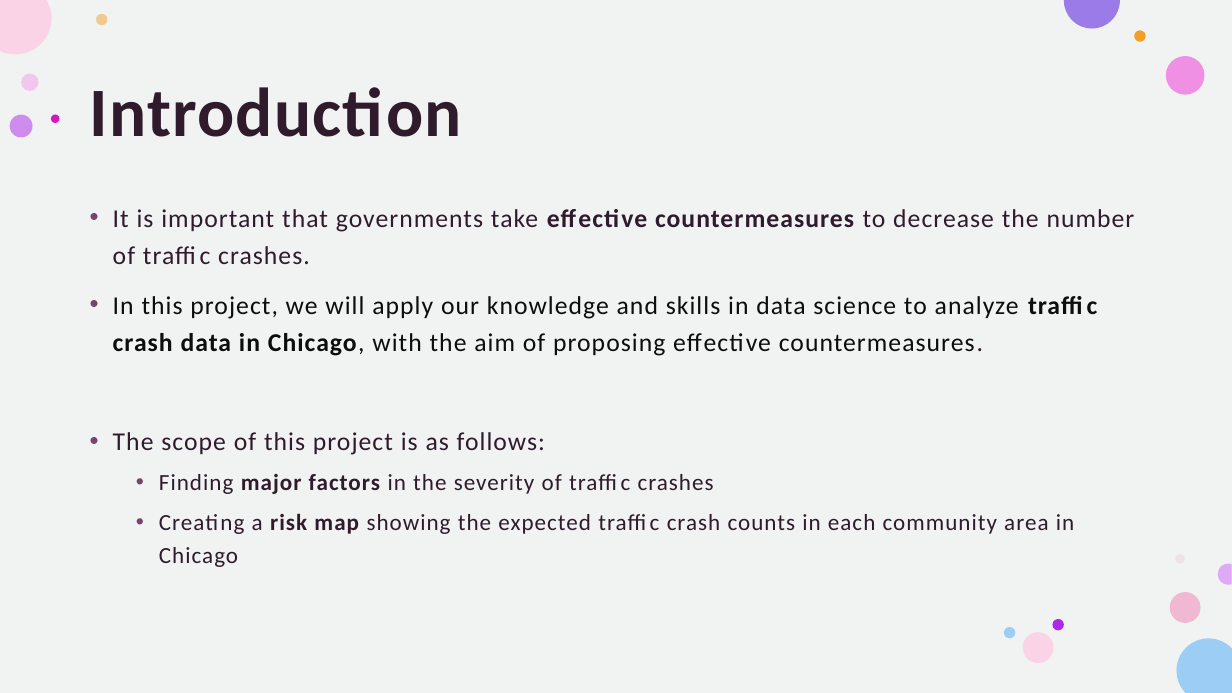
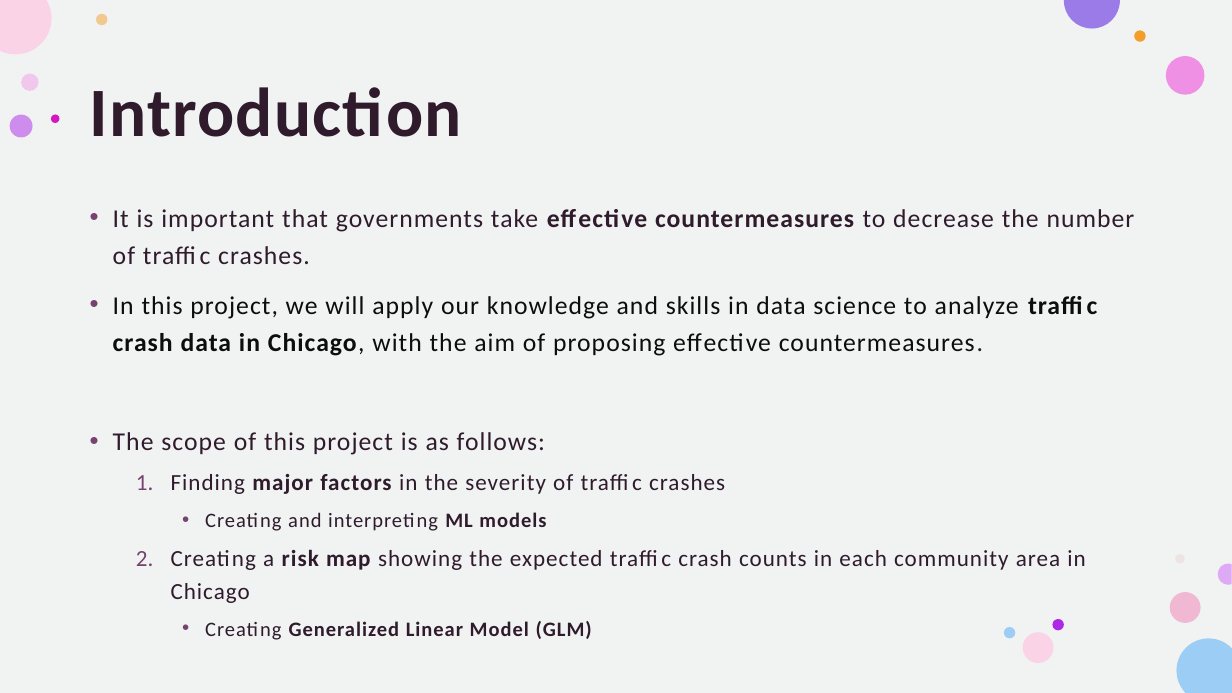
Before and after one commit to kosawa26/Capstone, a slide deck: slide 3 of Midterm_Presentation.pptx. Drawn at 1232x693 pixels with LibreOffice and Linux fonts; fonts in the diff are those of the drawing. Boxes give left, top, right and bottom in pixels: in the first picture for what was removed or moved away, otherwise in the second. Text is boxed around its words. In the diff, an @@ line names an element or a change of style, - is before the commit and + after.

```diff
--- a/Midterm_Presentation.pptx
+++ b/Midterm_Presentation.pptx
@@ text at box(171, 474, 1085, 603): bullet • to 1. @@
@@ text at box(288, 512, 546, 527): paragraph added @@
+    • Creating and interpreting ML models
@@ text at box(289, 621, 592, 639): paragraph added @@
+    • Creating Generalized Linear Model (GLM)
```
Also in this commit, not shown: 4 other slides changed, 1 slide added, 1 other file.
